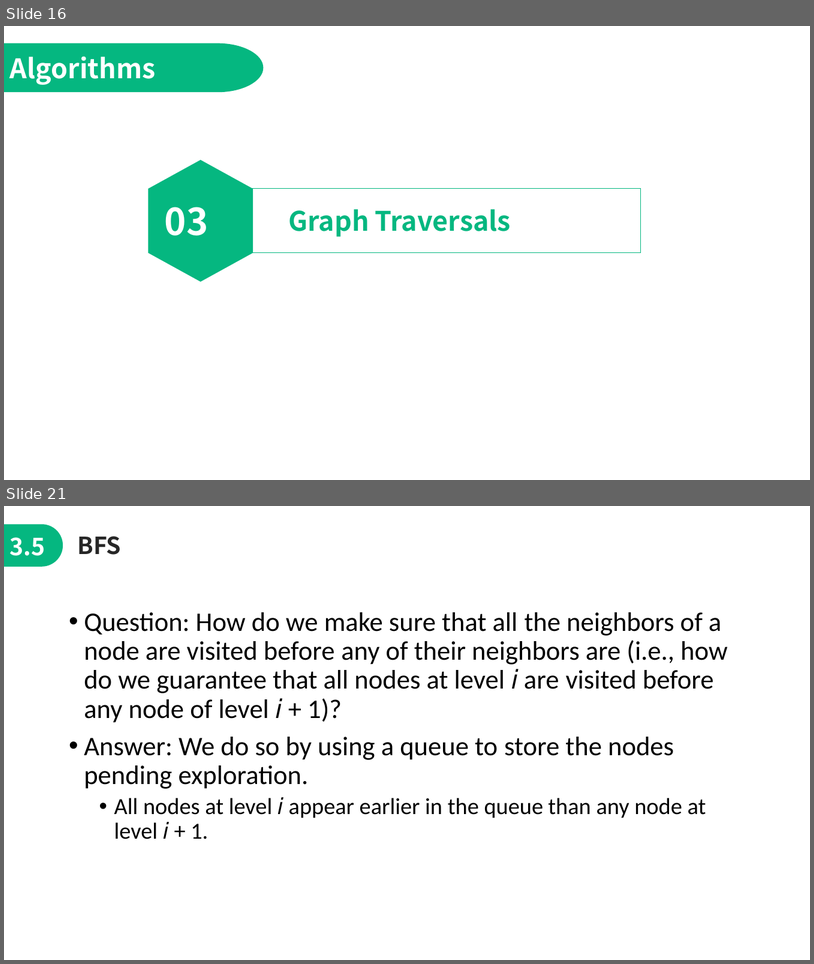
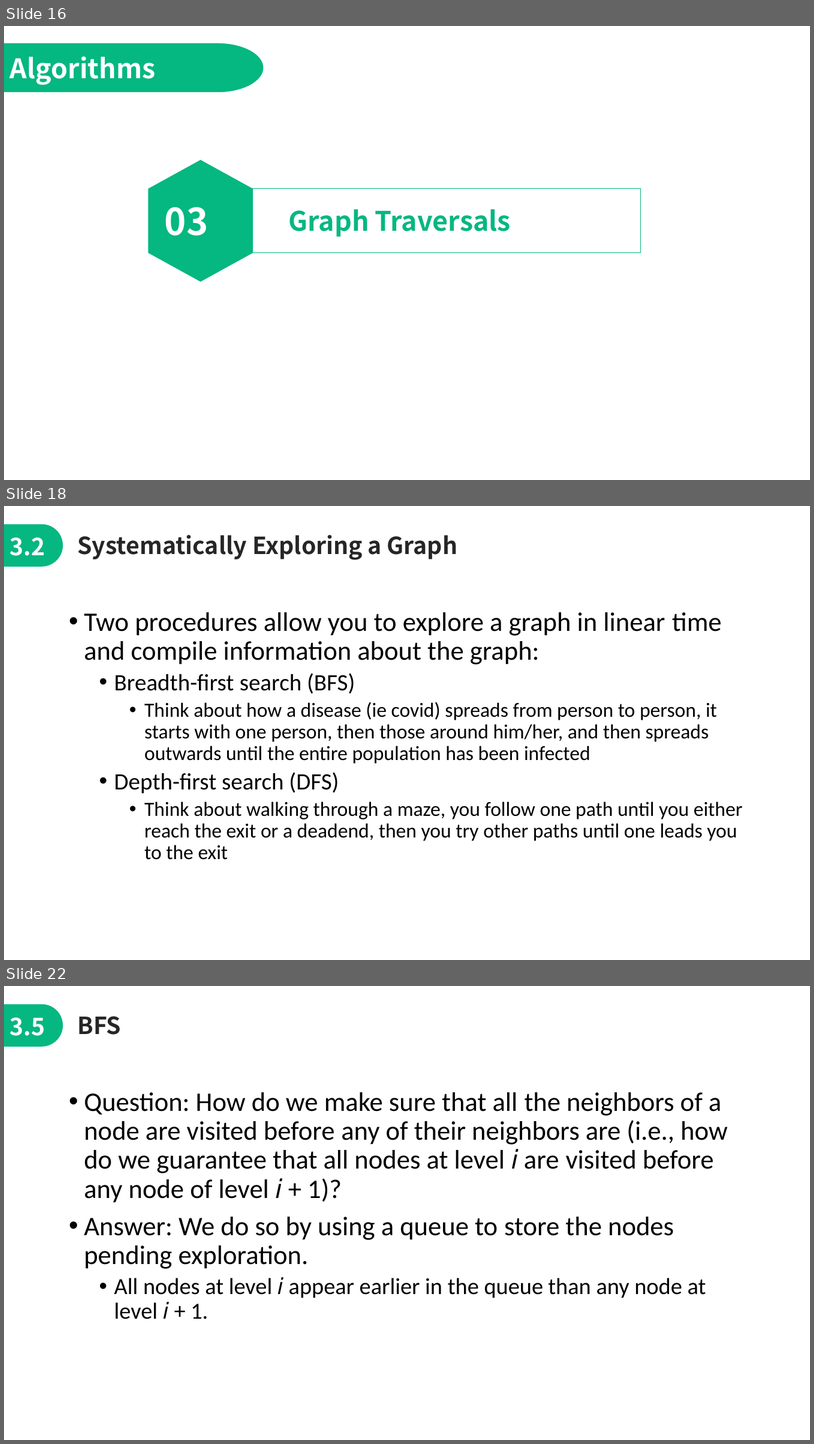
Before and after one commit to jimmyyih518/DSA2022Fall, a slide deck: week7/week7_slides.pptx. Shown one above the other, each under a label of ours: slides 16 and 21 before the commit, slides 16, 18 and 22 after it; the slides between them are not shown. The pictures are 814x964 and 814x1444 pixels, drawn with LibreOffice and Linux fonts; fonts in the diff are those of the drawing. Boxes give left, top, right and bottom in pixels: in the first picture for what was removed or moved away, otherwise in the second. Text is boxed around its words. In the diff, an @@ line names an element or a change of style, - is before the commit and + after.

```diff
--- a/week7/week7_slides.pptx
+++ b/week7/week7_slides.pptx
@@ slide 18 added at <box>4,506,810,960</box>, background #FFFFFF @@
@@ freeform shape added at <box>4,524,63,567</box>, fill #05B780 @@
@@ text added at <box>10,537,45,556</box>, 28 pt, text #FFFFFF, bold @@
+3.2
@@ text added at <box>77,535,458,560</box>, 28 pt, text #262626, bold @@
+Systematically Exploring a Graph
@@ text added at <box>84,612,743,859</box>, 23.9 pt, text #000000 @@
+• Two procedures allow you to explore a graph in linear time and compile information about the graph:
+  • Breadth-first search (BFS)
+    • Think about how a disease (ie covid) spreads from person to person, it starts with one person, then those around him/her, and then spreads outwards until the entire population has been infected
+  • Depth-first search (DFS)
+    • Think about walking through a maze, you follow one path until you either reach the exit or a deadend, then you try other paths until one leads you to the exit
@@ what was slide 21 is now slide 22 @@
```
Also in this commit, not shown: 11 slides changed.
